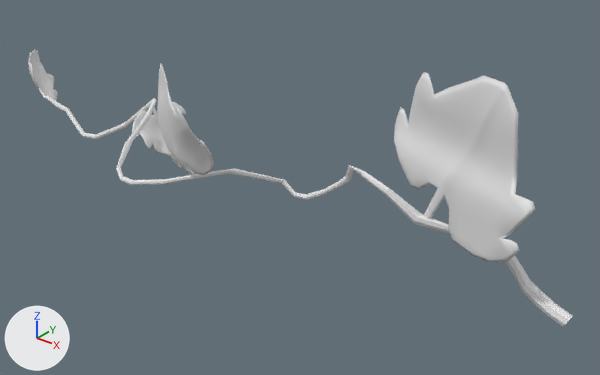
A saved change to the FBX model 3D_Models/Plants/Calabacin/FBX_Files/Veg_calabacinS.fbx.
Both versions are drawn from a 50 mm camera at (0.642, -0.738, 0.644) aimed at (0.075, -0.03, 0.205). The axes (+X, +Y, +Z) are drawn at lower left. The lights are the same throughout.

Names of what the first picture shows: 'hoja1', 'hoja1.001', 'hoja1.002', 'rama1'.
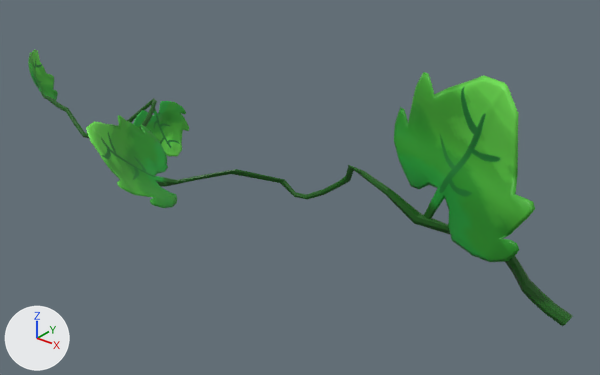
The change in detail:
Picture 'Veg_calabacinS_BC.png' (img_veg_calabacins_bc_png) is new.
Material 'Material.004' (mat_material_004) is new.
Its texture is img_veg_calabacins_bc_png.
Material 'Material.005' (mat_material_005) is new.
Its texture is img_veg_calabacins_bc_png.
Material 'Material.006' (mat_material_006) is new.
Its texture is img_veg_calabacins_bc_png.
Material 'Material.001' (mat_material_001) is new.
Its texture is img_veg_calabacins_bc_png.
me_cylinder_014 is used by ob_hoja1_002; location (-0.0544, -0.1016, 0.2744); rotation (0.0, 0.0, 1.848), in degrees (0, 0, 106).
me_cylinder_014 had 469 vertices, 472 faces and spanned x -0.0553..0.0472, y -0.0653..0.0553, z -0.0657..0.0753.
me_cylinder_014 now has 469 vertices, 472 faces and spans x -0.039..0.0479, y -0.0692..0.0536, z -0.0645..0.0747.
me_cylinder_014 part 1: 469 of 469 vertices moved; they spanned x -0.0553..0.0472, y -0.0653..0.0553, z -0.0657..0.0753 and now span x -0.039..0.0479, y -0.0692..0.0536, z -0.0645..0.0747; mean shift (0.0023, -0.0018, 0.0002); largest move (-0.0553, -0.0366, 0.046) -> (-0.0389, -0.0454, 0.0443).
me_cylinder_014 now uses material mat_material_004 (picture img_veg_calabacins_bc_png).
me_cylinder_013 has 469 vertices, 472 faces and spans x -0.0179..0.0204, y -0.0463..0.0425, z -0.0372..0.0379.
me_cylinder_013 now uses material mat_material_006 (picture img_veg_calabacins_bc_png).
me_cylinder_012 has 469 vertices, 472 faces and spans x -0.114..0.097, y -0.032..0.05, z -0.104..0.091.
me_cylinder_012 now uses material mat_material_001 (picture img_veg_calabacins_bc_png).
me_cylinder_015 has 766 vertices, 776 faces and spans x -0.492..0.413, y -0.132..0.033, z 0.133..0.274.
me_cylinder_015 now uses material mat_material_005 (picture img_veg_calabacins_bc_png).
Object 'hoja1.002' (ob_hoja1_002) moves from (-0.0544, -0.1016, 0.2744) to (-0.0771, -0.1533, 0.2412).
Object 'hoja1.002' (ob_hoja1_002) turns from (0, 0, 106) to (2.5, -47, 86) degrees about x, y and z.

What differs and where, as boxes [x1, y1, x2, y2] in the pictures (600 x 375 px):
'hoja1', recoloured (grey to green)
    both: [394, 72, 535, 262]
'hoja1.002', recoloured, reshaped, moved, turned
    before: [157, 64, 214, 177]
    after: [86, 115, 178, 208]
'rama1', recoloured (grey to green)
    both: [28, 49, 573, 326]
'hoja1.001', recoloured (grey to green)
    both: [132, 101, 189, 157]
